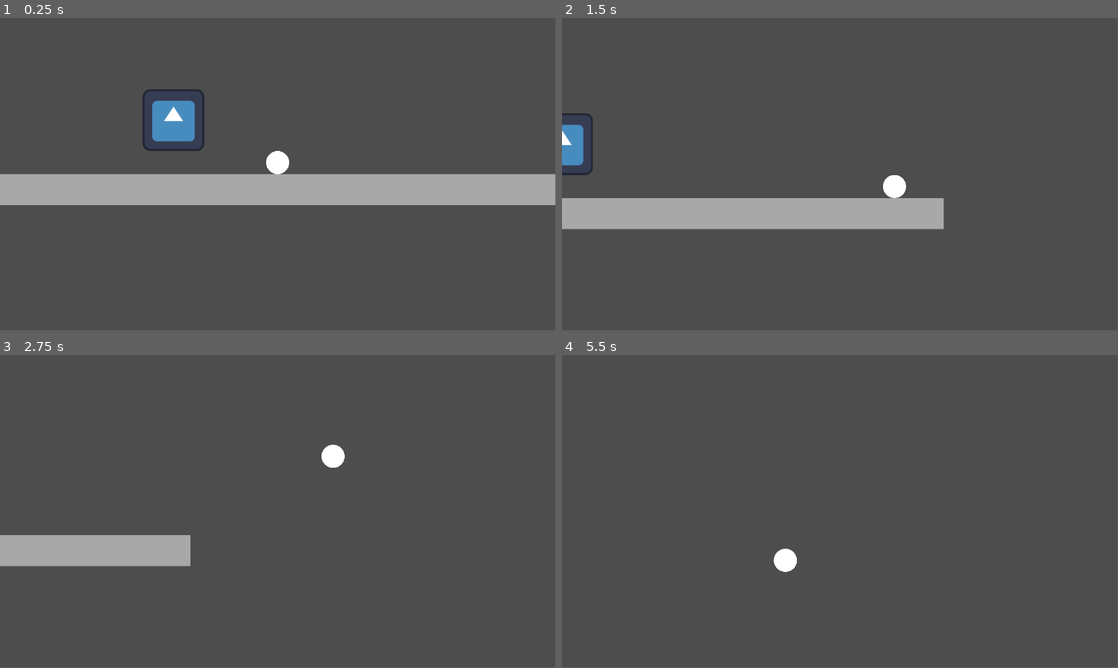
Above: before the commit, frames 1-4 (two rows, left to right).
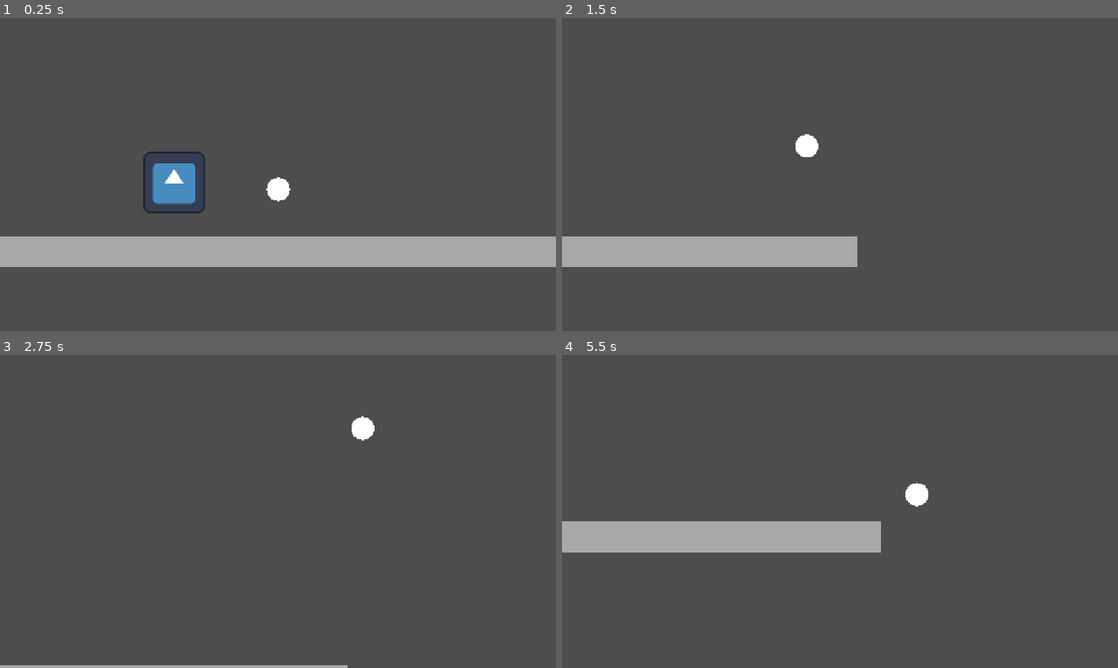
Above: after the commit, the same moments.

Repository: cookie1170/juice-test
Game: Godot game, scene res://levels/main.tscn
The game is run twice, just before and just after one commit, with the same random seed, the same clock (stepped at 60 frames per second) and the same inputs. Before the commit the project starts from res://main.tscn. The engine's default icon, where the game draws it, is replaced by a stand-in: a white triangle on a blue panel in a dark square.
Inputs (mouse positions are in pixels of both pictures, inside the frame that each line leads up to):
- Up to frame 1 (0.25 s): no input
- Up to frame 2 (1.5 s): tap Enter (ui_accept) at 0.5, 0.77 s; move the mouse to (962, 158) at 0.52 s; hold D (right) 0.53-1.25 s; hold Space (bounce) 0.53-1.25 s; click (962, 158) at 0.8 s; drag from (728, 190) to (812, 237) at 1.27 s
- Up to frame 3 (2.75 s): move the mouse to (333, 442) at 2.02 s; hold D (right) from 2.03 s (still down); hold Space (bounce) from 2.03 s (still down); tap Shift (dash, bound only before the commit) at 2.1 s; click (333, 442) at 2.17 s
- Up to frame 4 (5.5 s): release D (right) at 2.75 s; release Space (bounce) at 2.75 s; drag from (812, 574) to (673, 464) at 2.77 s; move the mouse to (1006, 558) at 3.52 s; hold A (left) 3.53-4.25 s; click (1006, 558) at 3.6 s; tap Enter (ui_accept) at 3.77 s; tap Shift (dash, bound only before the commit) at 3.8 s; drag from (673, 464) to (756, 433) at 4.27 s; move the mouse to (867, 511) at 5.02 s; hold Down (ui_down) from 5.03 s (still down); hold F from 5.03 s (still down); click (867, 511) at 5.3 s
The window is 799x449 before the commit and 800x450 after it. Grey fills any space a smaller window leaves; there, only what the larger window draws over its background counts as a difference.

The runs differ from the first frame. In frame 1, 22% of the frame differs, in the area x 0-100%, y 22-80%; in frame 2, 13%; in frame 3, 4.5%; in frame 4, 6.2%.

Commit message:
converted player to state machine, fixed dashing (if it even was in the previous commit i don't remember tbh)

Diff:
--- a/main.tscn
+++ b/levels/main.tscn
@@ -1,16 +1,16 @@
 [gd_scene load_steps=8 format=3 uid="uid://bb50k1yv6oej1"]
 
-[ext_resource type="PackedScene" uid="uid://lj17m112ehpt" path="res://player.tscn" id="1_ig7tw"]
-[ext_resource type="Script" uid="uid://bo2dj1yk8lfa" path="res://addons/phantom_camera/scripts/phantom_camera_host/phantom_camera_host.gd" id="2_1bvp3"]
-[ext_resource type="Script" uid="uid://ckjqglobgtbtn" path="res://addons/phantom_camera/scripts/phantom_camera/phantom_camera_2d.gd" id="3_lquwl"]
-[ext_resource type="Script" uid="uid://dvq8lfxsyc554" path="res://addons/phantom_camera/scripts/resources/tween_resource.gd" id="4_7mycd"]
-[ext_resource type="Texture2D" uid="uid://36d1vc5qw3wa" path="res://icon.svg" id="5_lquwl"]
+[ext_resource type="PackedScene" uid="uid://lj17m112ehpt" path="res://player/player.tscn" id="1_ifaiv"]
+[ext_resource type="Script" uid="uid://bo2dj1yk8lfa" path="res://addons/phantom_camera/scripts/phantom_camera_host/phantom_camera_host.gd" id="2_5k4jt"]
+[ext_resource type="Script" uid="uid://ckjqglobgtbtn" path="res://addons/phantom_camera/scripts/phantom_camera/phantom_camera_2d.gd" id="3_qy63d"]
+[ext_resource type="Script" uid="uid://dvq8lfxsyc554" path="res://addons/phantom_camera/scripts/resources/tween_resource.gd" id="4_6et1j"]
+[ext_resource type="Texture2D" uid="uid://36d1vc5qw3wa" path="res://icon.svg" id="5_etqu2"]
 
 [sub_resource type="RectangleShape2D" id="RectangleShape2D_7dm0k"]
 size = Vector2(1152, 64)
 
 [sub_resource type="Resource" id="Resource_272bh"]
-script = ExtResource("4_7mycd")
+script = ExtResource("4_6et1j")
 duration = 1.0
 transition = 0
 ease = 2
@@ -28,10 +28,12 @@
 position = Vector2(0, 32)
 shape = SubResource("RectangleShape2D_7dm0k")
 
-[node name="Player" parent="." instance=ExtResource("1_ig7tw")]
+[node name="Player" parent="." instance=ExtResource("1_ifaiv")]
+position = Vector2(0, -128)
 
 [node name="Camera" type="Camera2D" parent="."]
 physics_interpolation_mode = 1
+position = Vector2(0, -128)
 ignore_rotation = false
 process_callback = 0
 
@@ -39,19 +41,21 @@
 process_priority = 300
 process_physics_priority = 300
 physics_interpolation_mode = 1
-script = ExtResource("2_1bvp3")
+script = ExtResource("2_5k4jt")
 
 [node name="PhantomCamera" type="Node2D" parent="." node_paths=PackedStringArray("follow_target")]
 physics_interpolation_mode = 1
 top_level = true
-script = ExtResource("3_lquwl")
+position = Vector2(0, -128)
+script = ExtResource("3_qy63d")
 follow_mode = 5
 follow_target = NodePath("../Player")
 tween_resource = SubResource("Resource_272bh")
+follow_damping = true
 dead_zone_width = 0.2
 dead_zone_height = 0.4
 metadata/_custom_type_script = "uid://ckjqglobgtbtn"
 
 [node name="Icon" type="Sprite2D" parent="."]
 position = Vector2(-216, -112)
-texture = ExtResource("5_lquwl")
+texture = ExtResource("5_etqu2")
--- a/player.tscn
+++ /dev/null
@@ -1,34 +0,0 @@
-[gd_scene load_steps=4 format=3 uid="uid://lj17m112ehpt"]
-
-[ext_resource type="Script" uid="uid://c08p2djcihe2o" path="res://player.gd" id="1_4flbx"]
-
-[sub_resource type="SphereMesh" id="SphereMesh_sh265"]
-
-[sub_resource type="CircleShape2D" id="CircleShape2D_sh265"]
-radius = 24.0
-
-[node name="Player" type="CharacterBody2D" node_paths=PackedStringArray("hang_timer")]
-physics_interpolation_mode = 1
-script = ExtResource("1_4flbx")
-bounce_height = 128.0
-peak_time = 0.35
-fall_time = 0.3
-bounce_peak_y_mult = 0.75
-dash_distance = 320.0
-dash_time = 0.25
-top_speed = 640.0
-hang_timer = NodePath("HangTimer")
-
-[node name="MeshInstance2D" type="MeshInstance2D" parent="."]
-position = Vector2(0, -24)
-scale = Vector2(48, 48)
-mesh = SubResource("SphereMesh_sh265")
-
-[node name="CollisionShape2D" type="CollisionShape2D" parent="."]
-position = Vector2(0, -24)
-shape = SubResource("CircleShape2D_sh265")
-
-[node name="HangTimer" type="Timer" parent="."]
-unique_name_in_owner = true
-wait_time = 0.05
-one_shot = true
--- /dev/null
+++ b/player/bouncing.gd
@@ -0,0 +1,16 @@
+extends State
+
+@export var falling_state: State
+@export var grounded_state: State
+
+func enter() -> void:
+	super()
+	owner.velocity.y = owner.bounce_vel
+
+
+func _physics_process(delta: float) -> void:
+	owner.apply_gravity(delta, owner.fall_grav)
+	if owner.velocity.y > 0:
+		state_changed.emit(falling_state)
+	if owner.is_on_floor():
+		state_changed.emit(grounded_state)
--- /dev/null
+++ b/player/dashing.gd
@@ -0,0 +1,15 @@
+extends State
+
+@export var grounded_state: State
+@export var falling_state: State
+
+func enter() -> void:
+	super()
+	var dash_direction: Vector2 = owner.global_position. \
+	direction_to(get_global_mouse_position())
+	var tween: Tween = get_tree().create_tween()
+	owner.velocity = owner.dash_vel * dash_direction
+	tween.tween_property(owner, "velocity", Vector2.ZERO.lerp(owner.velocity, 0.5), owner.dash_time)
+	tween.tween_callback(func(): state_changed.emit(
+		grounded_state if owner.is_on_floor() else falling_state
+	))
--- /dev/null
+++ b/player/falling.gd
@@ -0,0 +1,8 @@
+extends State
+
+@export var grounded_state: State
+
+func _physics_process(delta: float) -> void:
+	owner.apply_gravity(delta, owner.fall_grav)
+	if owner.is_on_floor():
+		state_changed.emit(grounded_state)
--- /dev/null
+++ b/player/grounded.gd
@@ -0,0 +1,10 @@
+extends State
+
+@export var falling_state: State
+@export var bouncing_state: State
+
+func _physics_process(_delta: float) -> void:
+	if not owner.is_on_floor():
+		state_changed.emit(falling_state)
+	if Input.is_action_pressed("bounce"):
+		state_changed.emit(bouncing_state)
--- /dev/null
+++ b/player/player.tscn
@@ -0,0 +1,73 @@
+[gd_scene load_steps=9 format=3 uid="uid://lj17m112ehpt"]
+
+[ext_resource type="Script" uid="uid://c08p2djcihe2o" path="res://player/player_common.gd" id="1_4flbx"]
+[ext_resource type="Script" uid="uid://cjt6uuke0wuwe" path="res://player/state_machine.gd" id="2_rkbax"]
+[ext_resource type="Script" uid="uid://da6voysdihkup" path="res://player/grounded.gd" id="3_yw30f"]
+[ext_resource type="Script" uid="uid://utgixymvt17f" path="res://player/bouncing.gd" id="4_g6k8r"]
+[ext_resource type="Script" uid="uid://bn2330o4e0s0p" path="res://player/falling.gd" id="5_g6k8r"]
+[ext_resource type="Script" uid="uid://c5uw1oo1cucet" path="res://player/dashing.gd" id="5_qjkh3"]
+
+[sub_resource type="SphereMesh" id="SphereMesh_sh265"]
+
+[sub_resource type="CircleShape2D" id="CircleShape2D_sh265"]
+radius = 24.0
+
+[node name="Player" type="CharacterBody2D" node_paths=PackedStringArray("hang_timer", "state_machine", "dashing_state", "falling_state")]
+physics_interpolation_mode = 1
+script = ExtResource("1_4flbx")
+bounce_height = 128.0
+peak_time = 0.35
+fall_time = 0.3
+bounce_peak_x_mult = 1.25
+bounce_peak_y_mult = 0.75
+dash_distance = 480.0
+dash_time = 0.25
+top_speed = 640.0
+air_accel_mult = 0.25
+air_decel_mult = 0.25
+hang_timer = NodePath("HangTimer")
+state_machine = NodePath("StateMachine")
+dashing_state = NodePath("StateMachine/Dashing")
+falling_state = NodePath("StateMachine/Falling")
+
+[node name="MeshInstance2D" type="MeshInstance2D" parent="."]
+position = Vector2(0, -24)
+scale = Vector2(48, 48)
+mesh = SubResource("SphereMesh_sh265")
+
+[node name="CollisionShape2D" type="CollisionShape2D" parent="."]
+position = Vector2(0, -24)
+shape = SubResource("CircleShape2D_sh265")
+
+[node name="HangTimer" type="Timer" parent="."]
+unique_name_in_owner = true
+wait_time = 0.05
+one_shot = true
+
+[node name="StateMachine" type="Node2D" parent="." node_paths=PackedStringArray("default_state")]
+script = ExtResource("2_rkbax")
+default_state = NodePath("Falling")
+metadata/_custom_type_script = "uid://cjt6uuke0wuwe"
+
+[node name="Grounded" type="Node2D" parent="StateMachine" node_paths=PackedStringArray("falling_state", "bouncing_state")]
+script = ExtResource("3_yw30f")
+falling_state = NodePath("../Falling")
+bouncing_state = NodePath("../Bouncing")
+metadata/_custom_type_script = "uid://d3mvxnoga10c0"
+
+[node name="Bouncing" type="Node2D" parent="StateMachine" node_paths=PackedStringArray("falling_state", "grounded_state")]
+script = ExtResource("4_g6k8r")
+falling_state = NodePath("../Falling")
+grounded_state = NodePath("../Grounded")
+metadata/_custom_type_script = "uid://d3mvxnoga10c0"
+
+[node name="Falling" type="Node2D" parent="StateMachine" node_paths=PackedStringArray("grounded_state")]
+script = ExtResource("5_g6k8r")
+grounded_state = NodePath("../Grounded")
+metadata/_custom_type_script = "uid://d3mvxnoga10c0"
+
+[node name="Dashing" type="Node2D" parent="StateMachine" node_paths=PackedStringArray("grounded_state", "falling_state")]
+script = ExtResource("5_qjkh3")
+grounded_state = NodePath("../Grounded")
+falling_state = NodePath("../Falling")
+metadata/_custom_type_script = "uid://d3mvxnoga10c0"
--- a/player.gd
+++ b/player/player_common.gd
@@ -16,6 +16,8 @@
 @export_range(0.0, 512.0, 0.5, "or_greater", "suffix:px/s") var top_speed: float = 320.0
 @export_range(0.0, 1.0, 0.05, "or_greater", "suffix:s") var acceleration_time: float = 0.15
 @export_range(0.0, 1.0, 0.05, "or_greater", "suffix:s") var deceleration_time: float = 0.15
+@export_range(0.0, 1.0, 0.05) var air_accel_mult: float = 0.5
+@export_range(0.0, 1.0, 0.05) var air_decel_mult: float = 0.5
 
 #endregion
 
@@ -23,6 +25,9 @@
 
 @export_group("Nodes")
 @export var hang_timer: Timer
+@export var state_machine: StateMachine
+@export var dashing_state: State
+@export var falling_state: State
 
 #endregion
 
@@ -49,35 +54,32 @@
 
 
 func _physics_process(delta: float) -> void:
-	var collision: bool = move_and_slide()
-	apply_gravity(delta)
 	handle_movement(delta)
 	handle_hang_time()
 	handle_dashing()
-	if collision:
-		if Input.is_action_pressed("bounce"):
-			jump()
 	prev_frame_vel = velocity
+	move_and_slide()
 
 
-func jump() -> void:
-	velocity.y = bounce_vel
-
-
-func apply_gravity(delta_time: float) -> void:
-	if is_on_floor() or is_dashing:
-		return
-	if velocity.y <= 0:
-		velocity.y -= bounce_grav * bounce_peak_y_mult * delta_time
-	elif velocity.y > 0:
-		velocity.y -= fall_grav * bounce_peak_y_mult * delta_time
+func apply_gravity(delta_time: float, gravity: float) -> void:
+	velocity.y -= gravity * bounce_peak_y_mult * delta_time
 
 func handle_movement(delta_time: float) -> void:
+	if state_machine.current_state == dashing_state:
+		return
 	var move_direction: float = Input.get_axis("left", "right")
 	if move_direction:
-		velocity.x = move_toward(velocity.x, top_speed * move_direction, acceleration * delta_time)
+		velocity.x = move_toward(
+				velocity.x, top_speed * move_direction,
+				acceleration * delta_time * (air_accel_mult if state_machine.current_state == falling_state
+				else 1.0)
+		)
 	else:
-		velocity.x = move_toward(velocity.x, 0, deceleration * delta_time)
+		velocity.x = move_toward(
+				velocity.x, 0.0,
+				deceleration * delta_time * (air_decel_mult if state_machine.current_state == falling_state
+				else 1.0)
+		)
 
 
 func handle_hang_time() -> void:
@@ -88,8 +90,4 @@
 
 func handle_dashing() -> void:
 	if Input.is_action_just_pressed("dash"):
-		dash()
-
-
-func dash() -> void:
-	pass
+		state_machine.change_state(dashing_state)
--- /dev/null
+++ b/player/state.gd
@@ -0,0 +1,17 @@
+class_name State
+extends Node2D
+
+@warning_ignore("unused_signal")
+signal state_changed(new_state: State)
+
+
+func _ready() -> void:
+	process_mode = Node.PROCESS_MODE_DISABLED
+
+
+func enter() -> void:
+	process_mode = Node.PROCESS_MODE_INHERIT
+
+
+func exit() -> void:
+	process_mode = Node.PROCESS_MODE_DISABLED
--- /dev/null
+++ b/player/state_machine.gd
@@ -0,0 +1,21 @@
+class_name StateMachine
+extends Node2D
+
+
+@export var default_state: State
+var current_state: State
+
+
+func _ready() -> void:
+	for child: Node in get_children():
+		if child is State:
+			child.state_changed.connect(change_state)
+	current_state = default_state
+	change_state(default_state)
+
+
+func change_state(new_state: State):
+	current_state.exit()
+	current_state = new_state
+	new_state.enter()
+	print_debug("changing state to " + new_state.name)
--- a/project.godot
+++ b/project.godot
@@ -10,7 +10,7 @@
 
 [application]
 
-config/name="New Game Project"
+config/name="juice test"
 run/main_scene="uid://bb50k1yv6oej1"
 config/features=PackedStringArray("4.4", "Forward Plus")
 config/icon="res://icon.svg"
@@ -18,6 +18,11 @@
 [autoload]
 
 PhantomCameraManager="*res://addons/phantom_camera/scripts/managers/phantom_camera_manager.gd"
+
+[display]
+
+window/stretch/mode="canvas_items"
+window/stretch/aspect="expand"
 
 [editor_plugins]
 
@@ -52,7 +57,7 @@
 }
 dash={
 "deadzone": 0.2,
-"events": [Object(InputEventKey,"resource_local_to_scene":false,"resource_name":"","device":-1,"window_id":0,"alt_pressed":false,"shift_pressed":false,"ctrl_pressed":false,"meta_pressed":false,"pressed":false,"keycode":0,"physical_keycode":4194325,"key_label":0,"unicode":0,"location":0,"echo":false,"script":null)
+"events": [Object(InputEventMouseButton,"resource_local_to_scene":false,"resource_name":"","device":-1,"window_id":0,"alt_pressed":false,"shift_pressed":false,"ctrl_pressed":false,"meta_pressed":false,"button_mask":0,"position":Vector2(0, 0),"global_position":Vector2(0, 0),"factor":1.0,"button_index":1,"canceled":false,"pressed":false,"double_click":false,"script":null)
 ]
 }
 
Not shown, added: player/bouncing.gd.uid
Not shown, added: player/dashing.gd.uid
Not shown, added: player/falling.gd.uid
Not shown, added: player/grounded.gd.uid
Renamed: player.gd.uid -> player/player_common.gd.uid
Not shown, added: player/state.gd.uid
Not shown, added: player/state_machine.gd.uid
